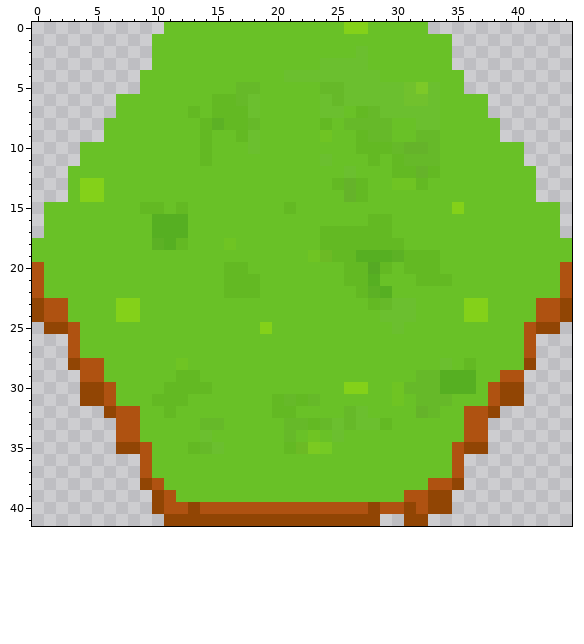
Edited in one commit: pixel-art sprite (img/hex_grass01.png). The picture above is the old version.
The file is 45x42 pixels. Colours within 5 levels of each other are drawn and written as one.
After:
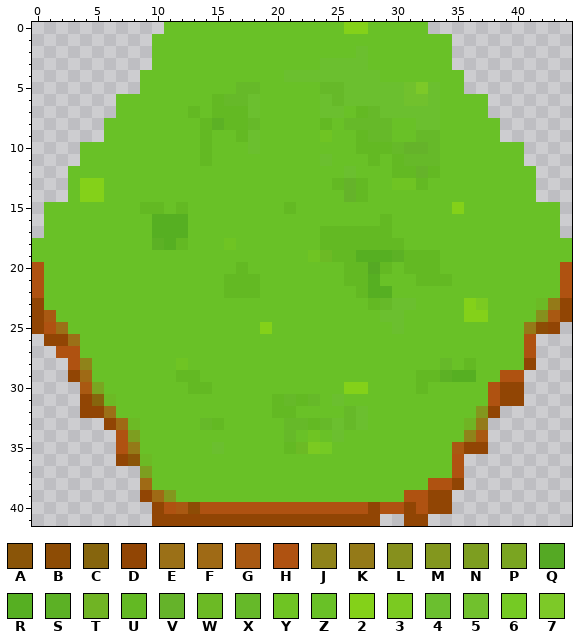
Palette (. is transparent): A #8a5508  B #8d4c05  C #86650d  D #914504  E #9b7017  F #9f6a15  G #a95912  H #af5211  J #8f831a  K #947a18  L #86901d  M #83971e  N #7d9e20  P #7aa521  Q #55a924  R #56af22  S #5cb125  T #70b424  U #63b923  V #65b32a  W #6cba25  X #66b929  Y #6fc423  Z #69c127  2 #84d119  3 #7bca21  4 #6bbf2f  5 #71c12d  6 #75ca24  7 #7dc928
Message: finally ok sprite sorting, reduced whitespace above hex sprites
Difference:
y 6: x 16 U -> X
y 16: x 28 U -> Z
y 20: x 16 U -> Z
y 22: x 28 S -> R
y 23: x 1..2 HH -> ZZ; x 7..8 22 -> ZZ; x 37 2 -> 3; x 42..43 HH -> WK
y 24: x 1..2 HH -> GZ; x 7..8 22 -> ZZ; x 31 4 -> Z; x 42..43 HH -> LG
y 25: x 0..3 .DDH -> DHEZ; x 41..42 HD -> KB
y 26: x 1..3 ..H -> DDE
y 27: x 2 . -> H
y 28: x 3..5 DHH -> HJZ; x 34 4 -> X
y 29: x 3..5 .HH -> DFZ; x 32..34 XXR -> UUS
y 30: x 4..6 DDH -> GPZ; x 11..12 UU -> ZZ; x 30..36 YXXXRRR -> ZZUZZZZ
y 31: x 5..6 DH -> CW; x 10..12 UUU -> ZZZ; x 25 Z -> 4; x 30 Y -> Z; x 32..34 XXX -> ZZZ
y 32: x 4..8 ..DHH -> DDEZZ; x 11 U -> Z; x 32..33 VX -> ZZ; x 36..37 HH -> ZM
y 33: x 6..8 .HH -> DFW; x 15 X -> U; x 28..29 4U -> ZZ; x 36..37 HH -> TK
y 34: x 8 H -> N; x 14 4 -> Z; x 36..37 HH -> JG
y 35: x 7..9 DDH -> HKZ; x 13..14 UX -> ZZ; x 35 H -> G
y 36: x 7..9 ..H -> DAW
y 37: x 9 H -> N
y 38: x 9..10 DH -> FZ
y 39: x 9..11 .DH -> DFM
y 40: x 12..13 HD -> GB
y 41: x 10 . -> D
